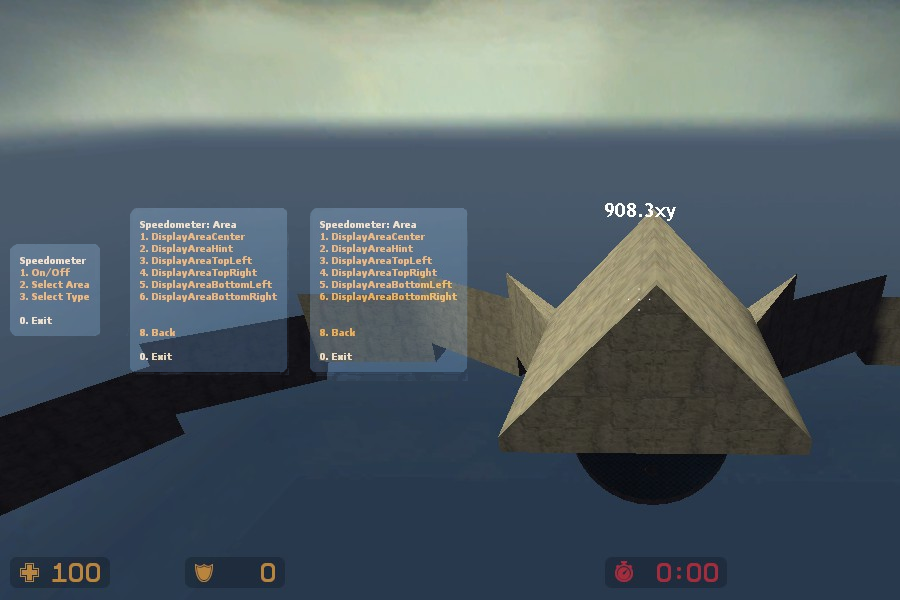
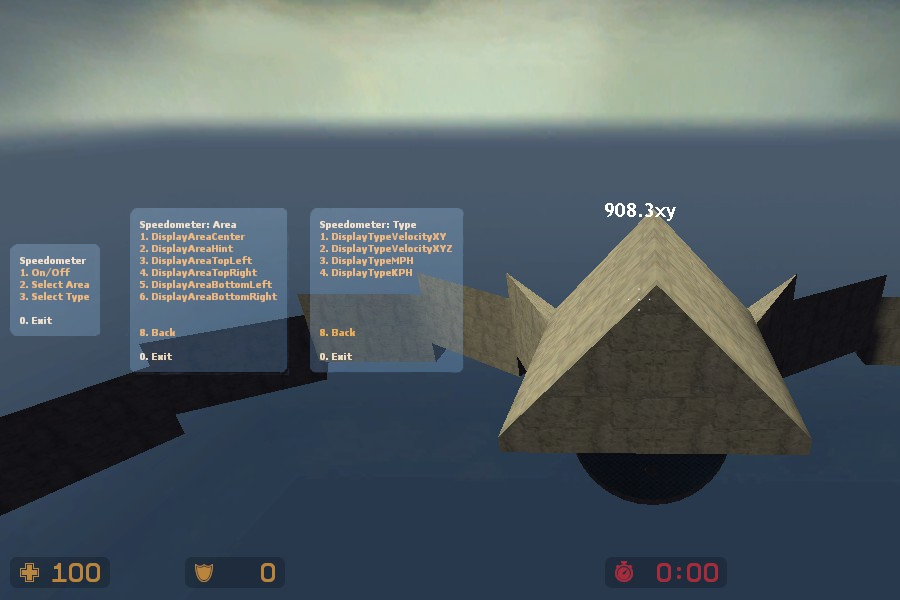
Layers edited between the first and the second 900x600 image:
removed layer "Pasted Layer #2" (was screen) over [left=307, top=208, right=468, bottom=381]
added layer "Pasted Layer #3" (screen) above "Pasted Layer #1" over [left=310, top=208, right=464, bottom=373]
added layer "surf_skyworld0002.jpg" over [left=307, top=208, right=468, bottom=381]
